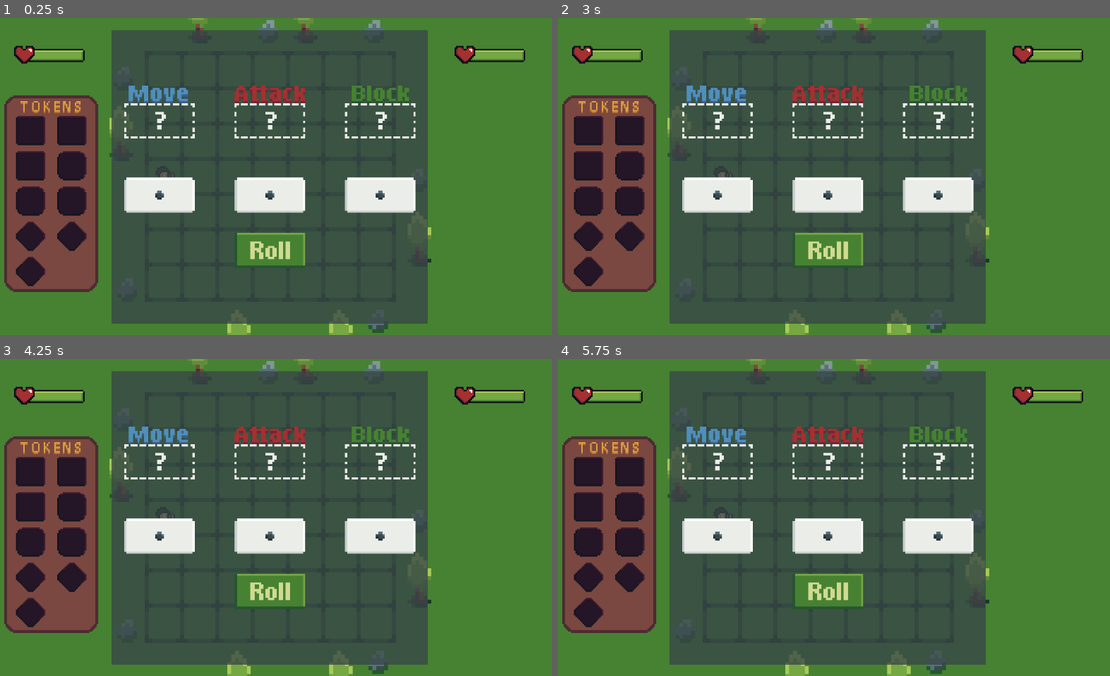
Above: before the commit, frames 1-4 (two rows, left to right).
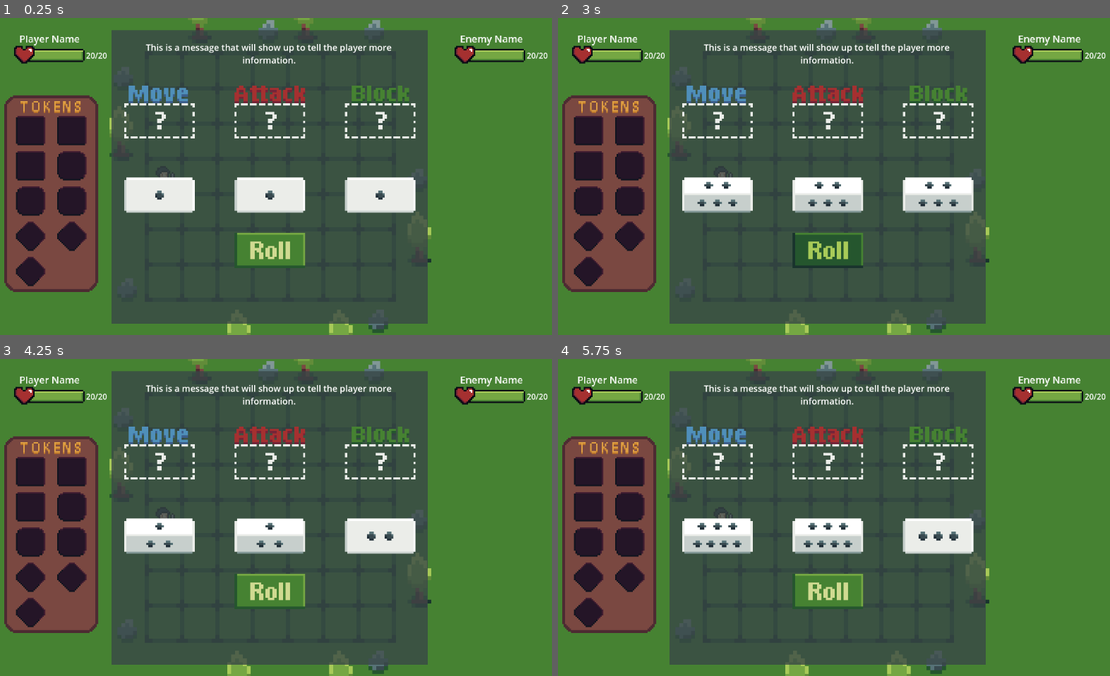
Above: after the commit, the same moments.

Repository: GilanRanger/GodotWildJam70
Game: Godot game, scene res://scenes/ring_one_board.tscn
The game is run twice, just before and just after one commit, with the same random seed, the same clock (stepped at 60 frames per second) and the same inputs.
Inputs (mouse positions are in pixels of both pictures, inside the frame that each line leads up to):
- Up to frame 1 (0.25 s): no input
- Up to frame 2 (3 s): tap Enter at 0.5, 2 s; move the mouse to (949, 160) at 0.52 s; click (949, 160) at 0.67 s; tap Space at 1.25, 2.75 s; move the mouse to (718, 192) at 1.27 s; click (718, 192) at 1.42 s; move the mouse to (883, 106) at 2.02 s; click (883, 106) at 2.17 s; move the mouse to (800, 239) at 2.77 s; click (800, 239) at 2.92 s
- Up to frame 3 (4.25 s): move the mouse to (441, 565) at 3.52 s; click (441, 565) at 3.67 s
- Up to frame 4 (5.75 s): move the mouse to (657, 469) at 4.27 s; click (657, 469) at 4.42 s; move the mouse to (856, 517) at 5.02 s; click (856, 517) at 5.17 s

The runs differ from the first frame. In frame 1, 1.0% of the frame differs, in the area x 3-100%, y 5-15%; in frame 2, 4.6%, in the area x 3-100%, y 5-79%; in frame 3, 2.6%; in frame 4, 2.6%.
Error after the commit: Invalid access to property or key 'button_index' on a base object of type 'InputEventKey'. (res://scenes/roll_button.gd:30)

Commit message:
Sunday Night Update

Diff:
--- /dev/null
+++ b/assets/ui/scripts/dice.gd
@@ -0,0 +1,59 @@
+extends Node2D
+
+@onready var sprite = get_node("Sprite")
+@onready var timer = get_node("Timer")
+
+const last_frame = 7
+var current_frame = 0
+
+var rng = RandomNumberGenerator.new()
+
+var result = -1
+
+# Called when the node enters the scene tree for the first time.
+func _ready():
+	pass
+
+func start_spin():
+	timer.wait_time = 0.001
+	timer.start()
+
+	result = -1
+
+	# Set to random starting orientation
+	sprite.frame = randi_range(0, 7)
+	if(sprite.frame % 2 == 1):
+		sprite.frame -= 1
+
+func spin():
+	animate_spin()
+
+	timer.wait_time += rng.randf_range(0.05, 0.025)
+	if timer.wait_time > rng.randf_range(0.45, 0.55):
+		stop_spin()
+		if sprite.frame % 2 == 1:
+			sprite.frame -= 1
+
+		send_result()
+
+func stop_spin():
+	timer.stop()
+
+func send_result():
+	result = (sprite.frame / 2 ) + 1
+	print(result)
+
+func animate_spin():
+	if current_frame < last_frame:
+		current_frame += 1
+	else:
+		current_frame = 0
+
+	sprite.frame = current_frame
+
+# Spin Update Timer
+func _on_timer_timeout():
+	spin()
+
+func _on_roll_button_roll_clicked():
+	start_spin()
--- a/scenes/fight_interface.gd
+++ b/scenes/fight_interface.gd
@@ -11,7 +11,6 @@
 func _ready():
 	dice_display.visible = true
 
-
 # Called every frame. 'delta' is the elapsed time since the previous frame.
 func _process(delta):
 	pass
--- a/scenes/fight_ui.tscn
+++ b/scenes/fight_ui.tscn
@@ -1,21 +1,28 @@
-[gd_scene load_steps=11 format=3 uid="uid://b7atjm54htmt8"]
+[gd_scene load_steps=17 format=3 uid="uid://b7atjm54htmt8"]
 
 [ext_resource type="Script" path="res://scenes/fight_interface.gd" id="1_xnesr"]
-[ext_resource type="Texture2D" uid="uid://djihavvqluisi" path="res://assets/ui/HealthBarBackground.png" id="2_0u6qh"]
-[ext_resource type="Texture2D" uid="uid://8i4krflh3tlh" path="res://assets/ui/GoButtonSheet.png" id="2_2bjbm"]
-[ext_resource type="Texture2D" uid="uid://c4mv0ibsee7vj" path="res://assets/ui/token_panel_background.png" id="2_grybf"]
-[ext_resource type="Texture2D" uid="uid://0dak0k3s5m2d" path="res://assets/ui/RollButtonSheet.png" id="2_n4a87"]
-[ext_resource type="Texture2D" uid="uid://b4l1pjdb4cym8" path="res://assets/ui/HealthBarOverlay.png" id="3_847ou"]
-[ext_resource type="Texture2D" uid="uid://brt78a00xd2o3" path="res://assets/ui/DiceSpriteSheet.png" id="4_0kqbx"]
-[ext_resource type="Texture2D" uid="uid://bu6pbxgmvy4ct" path="res://assets/ui/MoveSelect.png" id="5_t1wdr"]
-[ext_resource type="Texture2D" uid="uid://dk3ti6l4y2fbq" path="res://assets/ui/AttackSelect.png" id="6_mguom"]
-[ext_resource type="Texture2D" uid="uid://csxihfj26eau4" path="res://assets/ui/BlockSelect.png" id="7_4a8nq"]
+[ext_resource type="Texture2D" uid="uid://djihavvqluisi" path="res://assets/ui/assets/HealthBarBackground.png" id="2_0u6qh"]
+[ext_resource type="Texture2D" uid="uid://8i4krflh3tlh" path="res://assets/ui/assets/GoButtonSheet.png" id="2_2bjbm"]
+[ext_resource type="Texture2D" uid="uid://c4mv0ibsee7vj" path="res://assets/ui/assets/token_panel_background.png" id="2_grybf"]
+[ext_resource type="Script" path="res://scenes/health_display.gd" id="2_mua64"]
+[ext_resource type="Texture2D" uid="uid://0dak0k3s5m2d" path="res://assets/ui/assets/RollButtonSheet.png" id="2_n4a87"]
+[ext_resource type="Texture2D" uid="uid://b4l1pjdb4cym8" path="res://assets/ui/assets/HealthBarOverlay.png" id="3_847ou"]
+[ext_resource type="Texture2D" uid="uid://brt78a00xd2o3" path="res://assets/ui/assets/DiceSpriteSheet.png" id="4_0kqbx"]
+[ext_resource type="Script" path="res://scenes/go_button.gd" id="5_ig653"]
+[ext_resource type="Script" path="res://scenes/token_display.gd" id="5_mvpeq"]
+[ext_resource type="Texture2D" uid="uid://bu6pbxgmvy4ct" path="res://assets/ui/assets/MoveSelect.png" id="5_t1wdr"]
+[ext_resource type="Texture2D" uid="uid://dk3ti6l4y2fbq" path="res://assets/ui/assets/AttackSelect.png" id="6_mguom"]
+[ext_resource type="Texture2D" uid="uid://csxihfj26eau4" path="res://assets/ui/assets/BlockSelect.png" id="7_4a8nq"]
+[ext_resource type="Script" path="res://scenes/roll_button.gd" id="7_hol6y"]
+[ext_resource type="Script" path="res://assets/ui/scripts/dice.gd" id="7_t2vwx"]
+[ext_resource type="Script" path="res://scenes/message_display.gd" id="16_52wp5"]
 
 [node name="CanvasLayer" type="CanvasLayer"]
 script = ExtResource("1_xnesr")
 
 [node name="PlayerHealthDisplay" type="Node2D" parent="."]
 position = Vector2(125, 75)
+script = ExtResource("2_mua64")
 
 [node name="Background" type="Sprite2D" parent="PlayerHealthDisplay"]
 scale = Vector2(3, 3)
@@ -24,9 +31,27 @@
 [node name="Overlay" type="Sprite2D" parent="PlayerHealthDisplay"]
 scale = Vector2(3, 3)
 texture = ExtResource("3_847ou")
+vframes = 8
+region_filter_clip_enabled = true
+
+[node name="Label" type="RichTextLabel" parent="PlayerHealthDisplay"]
+offset_left = -61.0
+offset_top = -47.0
+offset_right = 75.64
+offset_bottom = -19.0
+scale = Vector2(1.25, 1.25)
+text = "Player Name"
+
+[node name="HealthLabel" type="RichTextLabel" parent="PlayerHealthDisplay"]
+offset_left = 75.0
+offset_top = -10.0
+offset_right = 131.0
+offset_bottom = 30.0
+text = "20/20"
 
 [node name="EnemyHealthDisplay" type="Node2D" parent="."]
 position = Vector2(1024, 75)
+script = ExtResource("2_mua64")
 
 [node name="Background" type="Sprite2D" parent="EnemyHealthDisplay"]
 scale = Vector2(3, 3)
@@ -35,8 +60,25 @@
 [node name="Overlay" type="Sprite2D" parent="EnemyHealthDisplay"]
 scale = Vector2(3, 3)
 texture = ExtResource("3_847ou")
+vframes = 8
+
+[node name="Label" type="RichTextLabel" parent="EnemyHealthDisplay"]
+offset_left = -61.0
+offset_top = -47.0
+offset_right = 75.64
+offset_bottom = -19.0
+scale = Vector2(1.25, 1.25)
+text = "Enemy Name"
+
+[node name="HealthLabel" type="RichTextLabel" parent="EnemyHealthDisplay"]
+offset_left = 75.0
+offset_top = -10.0
+offset_right = 131.0
+offset_bottom = 30.0
+text = "20/20"
 
 [node name="TokensDisplay" type="Node2D" parent="."]
+script = ExtResource("5_mvpeq")
 
 [node name="Background" type="Sprite2D" parent="TokensDisplay"]
 position = Vector2(129, 359)
@@ -56,6 +98,7 @@
 
 [node name="GoButton" type="Node2D" parent="DiceDisplay"]
 position = Vector2(600, 450)
+script = ExtResource("5_ig653")
 
 [node name="Sprite" type="Sprite2D" parent="DiceDisplay/GoButton"]
 scale = Vector2(3, 3)
@@ -64,6 +107,7 @@
 
 [node name="RollButton" type="Node2D" parent="DiceDisplay"]
 position = Vector2(600, 450)
+script = ExtResource("7_hol6y")
 
 [node name="Sprite" type="Sprite2D" parent="DiceDisplay/RollButton"]
 scale = Vector2(3, 3)
@@ -72,27 +116,36 @@
 
 [node name="Die1" type="Node2D" parent="DiceDisplay"]
 position = Vector2(450, 375)
+script = ExtResource("7_t2vwx")
 
 [node name="Sprite" type="Sprite2D" parent="DiceDisplay/Die1"]
 scale = Vector2(3, 3)
 texture = ExtResource("4_0kqbx")
 vframes = 8
 
+[node name="Timer" type="Timer" parent="DiceDisplay/Die1"]
+
 [node name="Die2" type="Node2D" parent="DiceDisplay"]
 position = Vector2(600, 375)
+script = ExtResource("7_t2vwx")
 
 [node name="Sprite" type="Sprite2D" parent="DiceDisplay/Die2"]
 scale = Vector2(3, 3)
 texture = ExtResource("4_0kqbx")
 vframes = 8
 
+[node name="Timer" type="Timer" parent="DiceDisplay/Die2"]
+
 [node name="Die3" type="Node2D" parent="DiceDisplay"]
 position = Vector2(750, 375)
+script = ExtResource("7_t2vwx")
 
 [node name="Sprite" type="Sprite2D" parent="DiceDisplay/Die3"]
 scale = Vector2(3, 3)
 texture = ExtResource("4_0kqbx")
 vframes = 8
+
+[node name="Timer" type="Timer" parent="DiceDisplay/Die3"]
 
 [node name="DieAreaMove" type="Node2D" parent="DiceDisplay"]
 position = Vector2(450, 275)
@@ -118,4 +171,22 @@
 texture = ExtResource("7_4a8nq")
 offset = Vector2(0, -4.5)
 
+[node name="Selector" type="Node2D" parent="DiceDisplay"]
+
 [node name="MessageDisplay" type="Node2D" parent="."]
+script = ExtResource("16_52wp5")
+
+[node name="Message" type="RichTextLabel" parent="MessageDisplay"]
+offset_left = 280.0
+offset_top = 47.0
+offset_right = 867.0
+offset_bottom = 115.0
+bbcode_enabled = true
+text = "[font_size=18][center]This is a message that will show up to tell the player more information.[/center]"
+
+[connection signal="roll_clicked" from="DiceDisplay/RollButton" to="DiceDisplay/Die1" method="_on_roll_button_roll_clicked"]
+[connection signal="roll_clicked" from="DiceDisplay/RollButton" to="DiceDisplay/Die2" method="_on_roll_button_roll_clicked"]
+[connection signal="roll_clicked" from="DiceDisplay/RollButton" to="DiceDisplay/Die3" method="_on_roll_button_roll_clicked"]
+[connection signal="timeout" from="DiceDisplay/Die1/Timer" to="DiceDisplay/Die1" method="_on_timer_timeout"]
+[connection signal="timeout" from="DiceDisplay/Die2/Timer" to="DiceDisplay/Die2" method="_on_timer_timeout"]
+[connection signal="timeout" from="DiceDisplay/Die3/Timer" to="DiceDisplay/Die3" method="_on_timer_timeout"]
--- /dev/null
+++ b/scenes/go_button.gd
@@ -0,0 +1,47 @@
+extends Node2D
+
+@onready var sprite = get_node("Sprite")
+
+var sprite_width = 150
+var sprite_height = 75
+
+signal go_clicked
+
+func _ready():
+	visible = false
+
+# Called every frame. 'delta' is the elapsed time since the previous frame.
+func _process(delta):
+	if not visible: return
+
+	var mouse_position = get_global_mouse_position()
+
+	var distance_x = abs(global_position.x - mouse_position.x)
+	var distance_y = abs(global_position.y - mouse_position.y)
+
+	if distance_x < (sprite_width / 2) and distance_y < (sprite_height / 2):
+		set_hover_texture()
+	else:
+		set_defualt_texture()
+
+func _input(event):
+	if not visible: return
+
+	if event.is_pressed() and event.button_index == MOUSE_BUTTON_LEFT:
+		var mouse_position = get_global_mouse_position()
+
+		var distance_x = abs(global_position.x - mouse_position.x)
+		var distance_y = abs(global_position.y - mouse_position.y)
+
+		if distance_x < (sprite_width / 2) and distance_y < (sprite_height / 2):
+			click_event()
+
+func click_event():
+	go_clicked.emit()
+
+
+func set_hover_texture():
+	sprite.frame = 1
+
+func set_defualt_texture():
+	sprite.frame = 0
--- /dev/null
+++ b/scenes/health_display.gd
@@ -0,0 +1,17 @@
+extends Node2D
+
+@onready var overlay = get_node("Overlay")
+
+var current_health: int
+var max_health: int
+
+var label: String
+
+# Called when the node enters the scene tree for the first time.
+func _ready():
+	pass # Replace with function body.
+
+
+# Called every frame. 'delta' is the elapsed time since the previous frame.
+func _process(delta):
+	pass
--- /dev/null
+++ b/scenes/message_display.gd
@@ -0,0 +1,6 @@
+extends Node2D
+
+@onready var text_label = get_node("Message")
+
+func set_message(message: String):
+	text_label.text = message
--- /dev/null
+++ b/scenes/roll_button.gd
@@ -0,0 +1,46 @@
+extends Node2D
+
+@onready var sprite = get_node("Sprite")
+
+var sprite_width = 150
+var sprite_height = 75
+
+signal roll_clicked
+
+func _ready():
+	visible = true
+
+# Called every frame. 'delta' is the elapsed time since the previous frame.
+func _process(delta):
+	if not visible: return
+
+	var mouse_position = get_global_mouse_position()
+
+	var distance_x = abs(global_position.x - mouse_position.x)
+	var distance_y = abs(global_position.y - mouse_position.y)
+
+	if distance_x < (sprite_width / 2) and distance_y < (sprite_height / 2):
+		set_hover_texture()
+	else:
+		set_defualt_texture()
+
+func _input(event):
+	if not visible: return
+
+	if event.is_pressed() and event.button_index == MOUSE_BUTTON_LEFT:
+		var mouse_position = get_global_mouse_position()
+
+		var distance_x = abs(global_position.x - mouse_position.x)
+		var distance_y = abs(global_position.y - mouse_position.y)
+
+		if distance_x < (sprite_width / 2) and distance_y < (sprite_height / 2):
+			click_event()
+
+func click_event():
+	roll_clicked.emit()
+
+func set_hover_texture():
+	sprite.frame = 1
+
+func set_defualt_texture():
+	sprite.frame = 0
--- /dev/null
+++ b/scenes/token_display.gd
@@ -0,0 +1,11 @@
+extends Node2D
+
+
+# Called when the node enters the scene tree for the first time.
+func _ready():
+	pass # Replace with function body.
+
+
+# Called every frame. 'delta' is the elapsed time since the previous frame.
+func _process(delta):
+	pass
Binary file removed: assets/ui/HealthBarOverlay.png
Renamed: assets/ui/AttackSelect.png -> assets/ui/assets/AttackSelect.png
Not shown, changed: assets/ui/assets/AttackSelect.png.import
Renamed: assets/ui/BlockSelect.png -> assets/ui/assets/BlockSelect.png
Not shown, changed: assets/ui/assets/BlockSelect.png.import
Renamed: assets/ui/DiceSpriteSheet.png -> assets/ui/assets/DiceSpriteSheet.png
Not shown, changed: assets/ui/assets/DiceSpriteSheet.png.import
Renamed: assets/ui/GoButtonSheet.png -> assets/ui/assets/GoButtonSheet.png
Not shown, changed: assets/ui/assets/GoButtonSheet.png.import
Renamed: assets/ui/HealthBarBackground.png -> assets/ui/assets/HealthBarBackground.png
Not shown, changed: assets/ui/assets/HealthBarBackground.png.import
Binary file added: assets/ui/assets/HealthBarOverlay.png
(and 7 more such lines)
